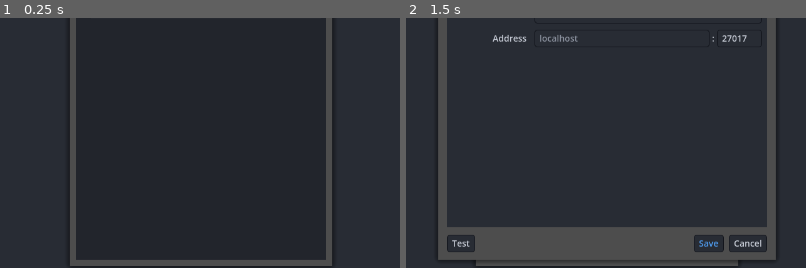
Above: before the commit, frames 1-2 (left to right).
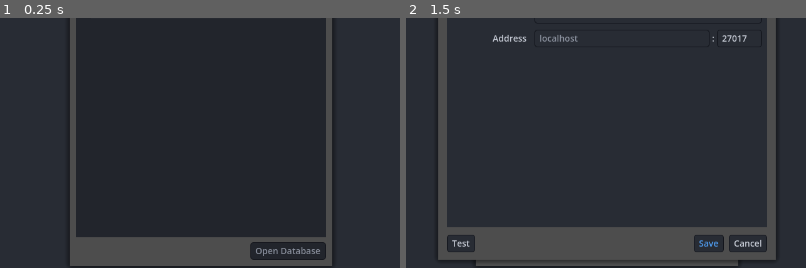
Above: after the commit, the same moments.

Repository: pierre-lehnen-rc/debris
Game: Godot game, scene res://source/ui/main.tscn
The game is run twice, just before and just after one commit, with the same random seed, the same clock (stepped at 60 frames per second) and the same inputs.
Inputs:
- Up to frame 1 (0.25 s): no input
- Up to frame 2 (1.5 s): click "Open Database…" at 0.5 s; click "+" at 1.25 s
The pictures show only the part of the screen within x 25-75%, y 30-80%; the shares and areas given below are measured in that part.

The runs differ from the first frame. In frame 1, 4.6% of the frame differs, in the area x 19-82%, y 87-97%; in frame 2, nothing differs.

Commit message:
Streamline collection/connection menus and tab opening
Remove the collection "Drop Collection" action and the "New Collection"
header button, and drop the database right-click menu (connections keep
theirs). Add an "Open Database" footer button to the picker popup, enabled
only when a database is selected. Each new workspace tab now auto-opens an
empty query tab so it is immediately usable.

Co-Authored-By: Claude Opus 4.7 <noreply@anthropic.com>

Diff:
--- a/client/source/ui/dialogs/connection_picker.gd
+++ b/client/source/ui/dialogs/connection_picker.gd
@@ -8,16 +8,18 @@
 ## ConnectionBrowser.
 
 signal database_selected(connection: Dictionary, database: String)
-signal shell_requested(connection: Dictionary, database: String)
 signal add_connection_requested()
 signal edit_connection_requested(index: int, config: Dictionary)
 signal status_changed(text: String)
 
 @onready var _browser: ConnectionBrowser = %Browser
+@onready var _open_btn: Button = %OpenBtn
 
 
 func open() -> void:
 	popup_centered(Vector2i(420, 480))
+	# Reflect whatever (if anything) is currently selected in the tree.
+	_open_btn.disabled = _browser.selected_database().is_empty()
 
 
 # Forwarded from Main after the connection dialog saves/updates ---------------
@@ -35,8 +37,15 @@
 	hide()
 
 
-func _on_shell_requested(connection: Dictionary, database: String) -> void:
-	shell_requested.emit(connection, database)
+func _on_selection_changed(has_database: bool) -> void:
+	_open_btn.disabled = not has_database
+
+
+func _on_open_pressed() -> void:
+	var selection := _browser.selected_database()
+	if selection.is_empty():
+		return
+	database_selected.emit(selection["connection"], selection["database"])
 	hide()
 
 
--- a/client/source/ui/dialogs/connection_picker.tscn
+++ b/client/source/ui/dialogs/connection_picker.tscn
@@ -22,13 +22,32 @@
 theme_override_constants/margin_right = 10
 theme_override_constants/margin_bottom = 10
 
-[node name="Browser" parent="Margin" instance=ExtResource("3_browser")]
+[node name="Box" type="VBoxContainer" parent="Margin"]
+layout_mode = 2
+theme_override_constants/separation = 8
+
+[node name="Browser" parent="Margin/Box" instance=ExtResource("3_browser")]
 unique_name_in_owner = true
 layout_mode = 2
+size_flags_vertical = 3
+
+[node name="Footer" type="HBoxContainer" parent="Margin/Box"]
+layout_mode = 2
+
+[node name="Spacer" type="Control" parent="Margin/Box/Footer"]
+layout_mode = 2
+size_flags_horizontal = 3
+
+[node name="OpenBtn" type="Button" parent="Margin/Box/Footer"]
+unique_name_in_owner = true
+layout_mode = 2
+disabled = true
+text = "Open Database"
 
 [connection signal="close_requested" from="." to="." method="hide"]
-[connection signal="database_activated" from="Margin/Browser" to="." method="_on_database_activated"]
-[connection signal="shell_requested" from="Margin/Browser" to="." method="_on_shell_requested"]
-[connection signal="add_connection_requested" from="Margin/Browser" to="." method="_on_add_connection_requested"]
-[connection signal="edit_connection_requested" from="Margin/Browser" to="." method="_on_edit_connection_requested"]
-[connection signal="status_changed" from="Margin/Browser" to="." method="_on_status_changed"]
+[connection signal="database_activated" from="Margin/Box/Browser" to="." method="_on_database_activated"]
+[connection signal="add_connection_requested" from="Margin/Box/Browser" to="." method="_on_add_connection_requested"]
+[connection signal="edit_connection_requested" from="Margin/Box/Browser" to="." method="_on_edit_connection_requested"]
+[connection signal="status_changed" from="Margin/Box/Browser" to="." method="_on_status_changed"]
+[connection signal="selection_changed" from="Margin/Box/Browser" to="." method="_on_selection_changed"]
+[connection signal="pressed" from="Margin/Box/Footer/OpenBtn" to="." method="_on_open_pressed"]
--- a/client/source/ui/main.gd
+++ b/client/source/ui/main.gd
@@ -77,12 +77,6 @@
 
 
 # Connection picker / dialog --------------------------------------------------
-func _on_shell_requested(connection: Dictionary, database: String) -> void:
-	var tab := _open_workspace_tab(connection, database)
-	tab.open_collection(connection, database, "")
-	_status_label.text = "Opened shell on %s.%s" % [connection.get("name", ""), database]
-
-
 func _on_add_connection_requested() -> void:
 	_connection_dialog.open_new()
 
--- a/client/source/ui/main.tscn
+++ b/client/source/ui/main.tscn
@@ -81,7 +81,6 @@
 [connection signal="saved" from="ConnectionDialog" to="." method="_on_connection_saved"]
 [connection signal="updated" from="ConnectionDialog" to="." method="_on_connection_updated"]
 [connection signal="database_selected" from="ConnectionPicker" to="." method="_on_database_selected"]
-[connection signal="shell_requested" from="ConnectionPicker" to="." method="_on_shell_requested"]
 [connection signal="add_connection_requested" from="ConnectionPicker" to="." method="_on_add_connection_requested"]
 [connection signal="edit_connection_requested" from="ConnectionPicker" to="." method="_on_edit_connection_requested"]
 [connection signal="status_changed" from="ConnectionPicker" to="." method="_on_status_changed"]
--- a/client/source/ui/sidebar/collection_sidebar.gd
+++ b/client/source/ui/sidebar/collection_sidebar.gd
@@ -18,7 +18,7 @@
 # Create grouping folders collapsed by default. (Will become a user pref later.)
 const COLLAPSE_GROUPS := true
 
-enum Action { VIEW_DOCUMENTS, INSERT_DOCUMENT, DROP_COLLECTION }
+enum Action { VIEW_DOCUMENTS, INSERT_DOCUMENT }
 
 @onready var _header: PanelContainer = %Header
 @onready var _title: Label = %Title
@@ -61,12 +61,6 @@
 
 
 # Wired in collection_sidebar.tscn from the header buttons -------------------
-func _on_add_pressed() -> void:
-	# Local-only placeholder until backend collection creation lands.
-	_names.append("new_collection")
-	_render()
-
-
 func _on_refresh_pressed() -> void:
 	_load()
 
@@ -147,8 +141,6 @@
 	_context_menu.clear()
 	_context_menu.add_item("View Documents", Action.VIEW_DOCUMENTS)
 	_context_menu.add_item("Insert Document…", Action.INSERT_DOCUMENT)
-	_context_menu.add_separator()
-	_context_menu.add_item("Drop Collection", Action.DROP_COLLECTION)
 	_context_menu.reset_size()
 	# Embedded sub-windows position popups in the parent viewport's space.
 	_context_menu.position = Vector2i(_tree.get_global_mouse_position())
@@ -162,9 +154,6 @@
 			collection_activated.emit(_connection, _database, coll)
 		Action.INSERT_DOCUMENT:
 			insert_document_requested.emit(_connection, _database, coll)
-		Action.DROP_COLLECTION:
-			_names.erase(coll)
-			_render()
 
 
 # Tree-building helpers -------------------------------------------------------
--- a/client/source/ui/sidebar/collection_sidebar.tscn
+++ b/client/source/ui/sidebar/collection_sidebar.tscn
@@ -30,13 +30,6 @@
 focus_mode = 0
 text = "⟳"
 
-[node name="AddBtn" type="Button" parent="Box/Header/Row"]
-unique_name_in_owner = true
-layout_mode = 2
-tooltip_text = "New collection"
-focus_mode = 0
-text = "+"
-
 [node name="Tree" type="Tree" parent="Box"]
 unique_name_in_owner = true
 layout_mode = 2
@@ -54,7 +47,6 @@
 theme = ExtResource("2_theme")
 
 [connection signal="pressed" from="Box/Header/Row/RefreshBtn" to="." method="_on_refresh_pressed"]
-[connection signal="pressed" from="Box/Header/Row/AddBtn" to="." method="_on_add_pressed"]
 [connection signal="item_activated" from="Box/Tree" to="." method="_on_item_activated"]
 [connection signal="item_mouse_selected" from="Box/Tree" to="." method="_on_item_mouse_selected"]
 [connection signal="id_pressed" from="ContextMenu" to="." method="_on_context_action"]
--- a/client/source/ui/sidebar/connection_browser.gd
+++ b/client/source/ui/sidebar/connection_browser.gd
@@ -8,23 +8,20 @@
 ## workspace tab's own CollectionSidebar.
 
 signal database_activated(connection: Dictionary, database: String)
-signal shell_requested(connection: Dictionary, database: String)
 signal add_connection_requested()
 signal edit_connection_requested(index: int, config: Dictionary)
 signal status_changed(text: String)
+signal selection_changed(has_database: bool)
 
 const META_TYPE := "type"  # "connection" | "database"
 const ICON_DATABASE := preload("res://source/ui/icons/database.svg")
 const ICON_SIZE := 16
 
-# Context-menu action ids (shared across node types; only relevant ones shown).
+# Context-menu action ids (connections only; databases have no context menu).
 enum Action {
 	CONNECT_TOGGLE,
 	EDIT_CONNECTION,
 	REMOVE_CONNECTION,
-	OPEN_TAB,
-	OPEN_SHELL,
-	DROP_DATABASE,
 	REFRESH,
 }
 
@@ -138,6 +135,27 @@
 				_connect(ci)
 
 
+# Selection tracking (drives the picker's "Open" footer button) ---------------
+func _on_item_selected() -> void:
+	selection_changed.emit(not selected_database().is_empty())
+
+
+func _on_nothing_selected() -> void:
+	selection_changed.emit(false)
+
+
+## The database currently selected in the tree, as {connection, database}, or an
+## empty dictionary when the selection isn't a database.
+func selected_database() -> Dictionary:
+	var item := _tree.get_selected()
+	if item == null:
+		return {}
+	var meta: Dictionary = item.get_metadata(0)
+	if meta.is_empty() or meta.get(META_TYPE) != "database":
+		return {}
+	return {"connection": _connections[meta["conn_index"]], "database": meta["database"]}
+
+
 # Context menu ----------------------------------------------------------------
 func _on_item_mouse_selected(_pos: Vector2, mouse_button_index: int) -> void:
 	if mouse_button_index != MOUSE_BUTTON_RIGHT:
@@ -146,31 +164,25 @@
 	if item == null:
 		return
 	_menu_target = item.get_metadata(0)
-	if _menu_target.is_empty():
-		return
-	_build_context_menu(_menu_target[META_TYPE])
+	# Databases have no context menu — only connections do.
+	if _menu_target.is_empty() or _menu_target[META_TYPE] != "connection":
+		return
+	_build_context_menu()
 	_context_menu.reset_size()
 	# Embedded sub-windows position popups in the parent viewport's space.
 	_context_menu.position = Vector2i(_tree.get_global_mouse_position())
 	_context_menu.popup()
 
 
-func _build_context_menu(node_type: String) -> void:
+func _build_context_menu() -> void:
 	_context_menu.clear()
-	match node_type:
-		"connection":
-			var connected: bool = _connections[_menu_target["conn_index"]].get("connected", false)
-			_context_menu.add_item("Disconnect" if connected else "Connect", Action.CONNECT_TOGGLE)
-			_context_menu.add_item("Edit Connection…", Action.EDIT_CONNECTION)
-			_context_menu.add_separator()
-			_context_menu.add_item("Refresh", Action.REFRESH)
-			_context_menu.add_separator()
-			_context_menu.add_item("Remove Connection", Action.REMOVE_CONNECTION)
-		"database":
-			_context_menu.add_item("Open in New Tab", Action.OPEN_TAB)
-			_context_menu.add_item("Open Shell", Action.OPEN_SHELL)
-			_context_menu.add_separator()
-			_context_menu.add_item("Drop Database", Action.DROP_DATABASE)
+	var connected: bool = _connections[_menu_target["conn_index"]].get("connected", false)
+	_context_menu.add_item("Disconnect" if connected else "Connect", Action.CONNECT_TOGGLE)
+	_context_menu.add_item("Edit Connection…", Action.EDIT_CONNECTION)
+	_context_menu.add_separator()
+	_context_menu.add_item("Refresh", Action.REFRESH)
+	_context_menu.add_separator()
+	_context_menu.add_item("Remove Connection", Action.REMOVE_CONNECTION)
 
 
 func _on_context_action(id: int) -> void:
@@ -187,12 +199,6 @@
 		Action.REMOVE_CONNECTION:
 			_connections.remove_at(ci)
 			_populate()
-		Action.OPEN_TAB:
-			database_activated.emit(_connections[ci], _menu_target["database"])
-		Action.OPEN_SHELL:
-			shell_requested.emit(_connections[ci], _menu_target["database"])
-		Action.DROP_DATABASE:
-			_drop_database(ci, _menu_target["database"])
 		Action.REFRESH:
 			if _connections[ci].get("connected", false):
 				_connect(ci)
@@ -223,12 +229,3 @@
 	status_changed.emit("Connected to %s — %d databases" % [
 		conn.get("name", ""), databases.size(),
 	])
-
-
-func _drop_database(ci: int, db_name: String) -> void:
-	var dbs: Array = _connections[ci]["databases"]
-	for i in dbs.size():
-		if dbs[i]["name"] == db_name:
-			dbs.remove_at(i)
-			break
-	_populate()
--- a/client/source/ui/sidebar/connection_browser.tscn
+++ b/client/source/ui/sidebar/connection_browser.tscn
@@ -48,5 +48,7 @@
 
 [connection signal="pressed" from="Box/Header/Row/AddBtn" to="." method="_on_add_pressed"]
 [connection signal="item_activated" from="Box/Tree" to="." method="_on_item_activated"]
+[connection signal="item_selected" from="Box/Tree" to="." method="_on_item_selected"]
+[connection signal="nothing_selected" from="Box/Tree" to="." method="_on_nothing_selected"]
 [connection signal="item_mouse_selected" from="Box/Tree" to="." method="_on_item_mouse_selected"]
 [connection signal="id_pressed" from="ContextMenu" to="." method="_on_context_action"]
--- a/client/source/ui/workspace/workspace_tab.gd
+++ b/client/source/ui/workspace/workspace_tab.gd
@@ -16,7 +16,7 @@
 
 func _ready() -> void:
 	if not _database.is_empty():
-		_sidebar.configure(_connection, _database)
+		_setup()
 
 
 ## Bind this tab to a connection + database. Safe to call before the node is in
@@ -25,7 +25,14 @@
 	_connection = connection
 	_database = database
 	if is_node_ready():
-		_sidebar.configure(_connection, _database)
+		_setup()
+
+
+## Point the sidebar at the database and open an initial (empty) query tab so the
+## workspace is immediately usable.
+func _setup() -> void:
+	_sidebar.configure(_connection, _database)
+	_workspace.open_collection(_connection, _database, "")
 
 
 func connection() -> Dictionary:
